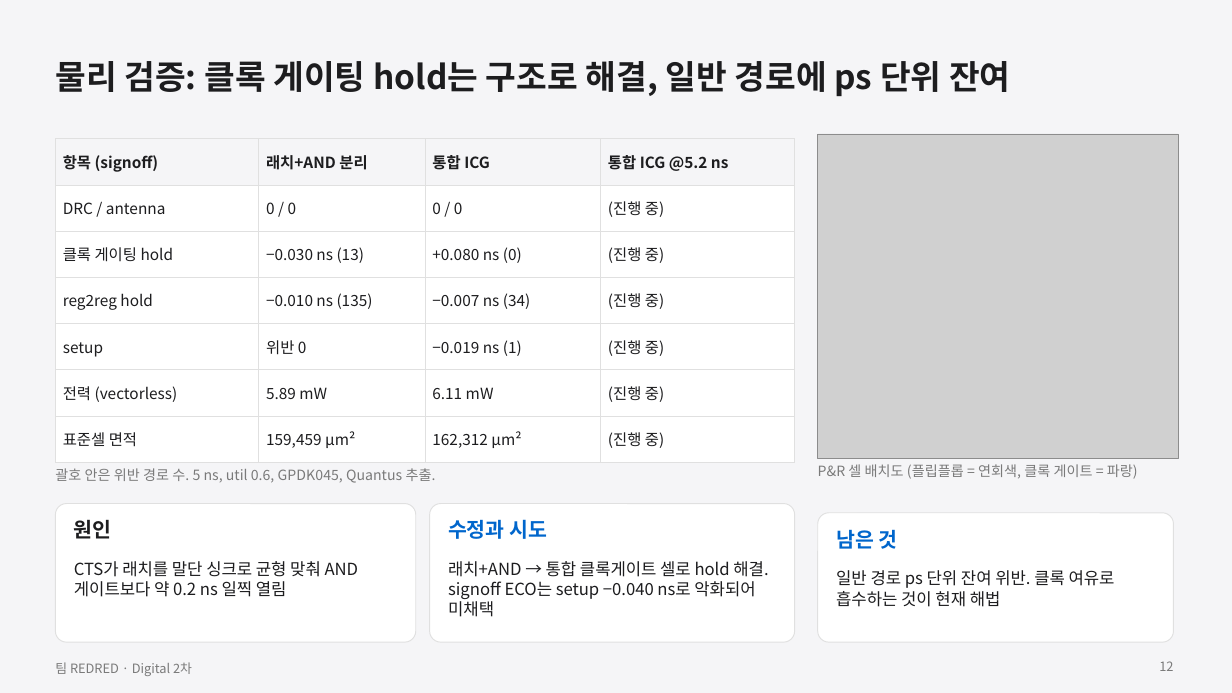
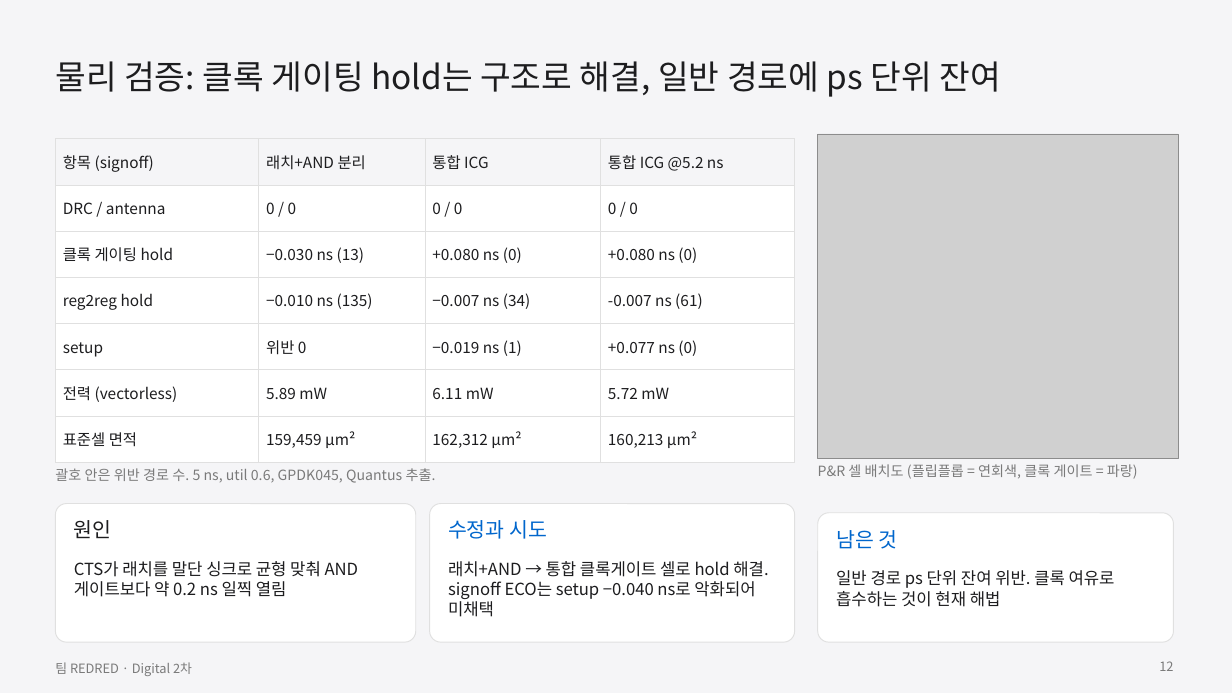
Before and after one commit to GangHeeJo/AI-SEMI, a slide deck: slide 12 of submission/REDRED_2차_발표자료.pptx. Drawn at 1232x693 pixels with LibreOffice and Linux fonts; fonts in the diff are those of the drawing; grey boxes stand for pictures. Boxes give left, top, right and bottom in pixels: in the first picture for what was removed or moved away, otherwise in the second. Text is boxed around its words. In the diff, an @@ line names an element or a change of style, - is before the commit and + after.

```diff
--- a/submission/REDRED_2차_발표자료.pptx
+++ b/submission/REDRED_2차_발표자료.pptx
@@ table at (55,139,795,452) @@
-row 2, column 4: (진행 중)
+row 2, column 4: 0 / 0
-row 3, column 4: (진행 중)
+row 3, column 4: +0.080 ns (0)
-row 4, column 4: (진행 중)
+row 4, column 4: -0.007 ns (61)
-row 5, column 4: (진행 중)
+row 5, column 4: +0.077 ns (0)
-row 6, column 4: (진행 중)
+row 6, column 4: 5.72 mW
-row 7, column 4: (진행 중)
+row 7, column 4: 160,213 µm²
@@ bold off in "항목 (signoff)", "래치+AND 분리", "통합 ICG", "통합 ICG @5.2 ns" @@
@@ bold off in 4 elements at (55,61,1001,97), (74,520,112,539), (448,520,547,539), (836,530,897,549) @@
```
Also in this commit, not shown: 18 other slides changed, 23 other files.
